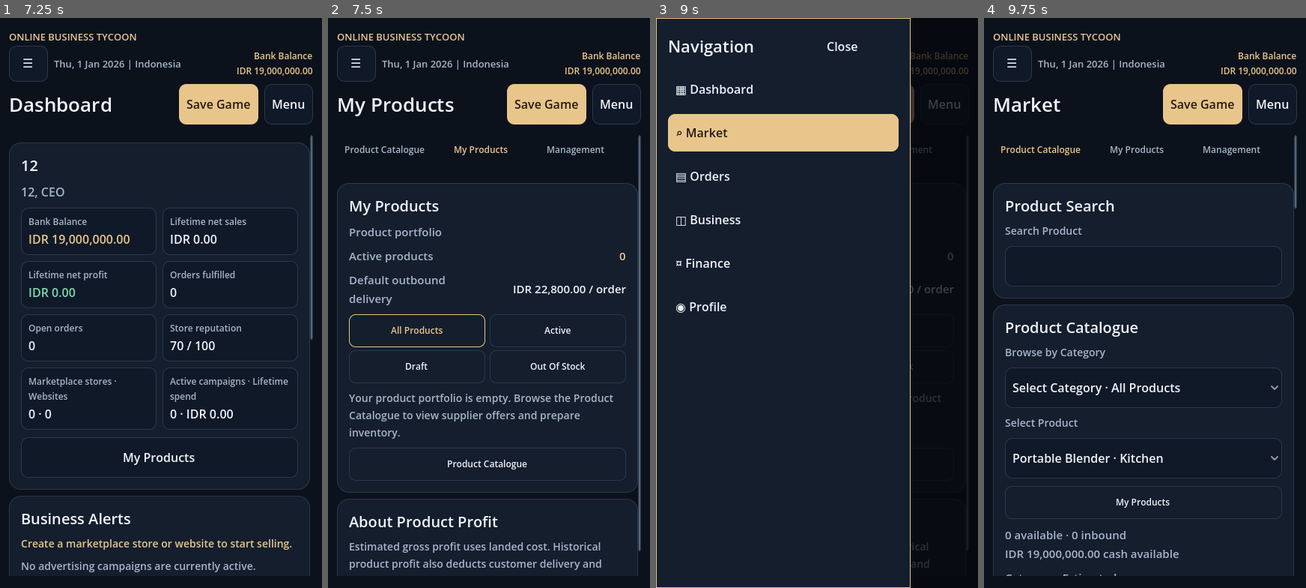
Above: before the commit, frames 1-4 (left to right).
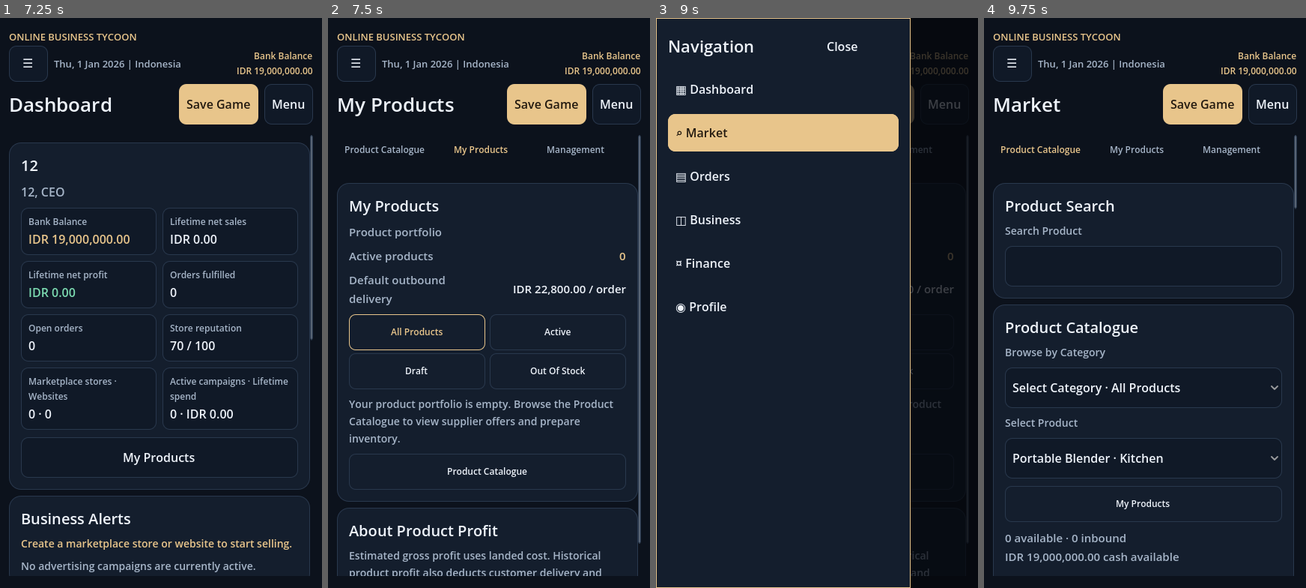
Above: after the commit, the same moments.

Repository: UphyRaop/online-business-tycoon
Game: Godot game, scene res://main.tscn
Two runs of this game, one before a commit and one after it. Both use one fixed random seed, a clock stepped at 60 frames per second and the inputs below.
Inputs (mouse positions are in pixels of both pictures, inside the frame that each line leads up to):
- Up to frame 1 (7.25 s): click "New Game" at 0.5 s; click (161, 228) at 1.27 s; type "12" at 1.35 s; click (161, 297) at 1.5 s; type "12" at 1.58 s; click "Normal" at 2 s; click "Normal" at 2.75 s; click "Malaysia" at 3.5 s; click "Register Company" at 4.25 s; click "Indonesia" at 5 s; click "Indonesia" at 5.75 s; click "Register Company" at 6.5 s
- Up to frame 2 (7.5 s): click "My Products" at 7.25 s
- Up to frame 3 (9 s): click "My Products" at 8 s; click "☰" at 8.75 s
- Up to frame 4 (9.75 s): click "Product Catalogue" at 9.5 s

Frame 1 is identical in both runs. In frame 2, 7.1% of the frame differs, in the area x 2-98%, y 54-98%; in frame 3, 0.1%; in frame 4, 1.2%.

Commit message:
Add semantic control styles and safe text helpers

Diff:
--- /dev/null
+++ b/control_style_test.gd
@@ -0,0 +1,70 @@
+extends SceneTree
+
+const ThemeStyle = preload("res://corporate_theme.gd")
+
+var failures := 0
+
+func _initialize() -> void:
+	test_semantic_button_roles()
+	test_action_semantics()
+	test_safe_text_formatting()
+	print("Shared control styling: %d failures" % failures)
+	quit(0 if failures == 0 else 1)
+
+func expect(condition: bool, message: String) -> void:
+	if not condition:
+		failures += 1
+		push_error(message)
+
+func test_semantic_button_roles() -> void:
+	var roles := ["primary", "navigation", "edit", "success", "warning", "destructive", "secondary"]
+	var colors: Array[Color] = []
+	for role_name in roles:
+		var button := Button.new()
+		ThemeStyle.apply_button_role(button, role_name)
+		var box := button.get_theme_stylebox("normal") as StyleBoxFlat
+		var ink := button.get_theme_color("font_color")
+		expect(button.custom_minimum_size.y >= ThemeStyle.BUTTON_TOUCH_HEIGHT,
+			"The %s button role meets the shared touch height" % role_name)
+		expect(button.custom_minimum_size.x >= ThemeStyle.BUTTON_TOUCH_WIDTH,
+			"The %s button role meets the shared touch width" % role_name)
+		expect(button.focus_mode == Control.FOCUS_ALL, "The %s button role remains keyboard focusable" % role_name)
+		expect(contrast_ratio(box.bg_color, ink) >= 4.5, "The %s button role has readable text contrast" % role_name)
+		colors.append(box.bg_color)
+		button.free()
+	var selected := Button.new()
+	ThemeStyle.navigation(selected, true)
+	var selected_box := selected.get_theme_stylebox("normal") as StyleBoxFlat
+	expect(selected_box.bg_color == ThemeStyle.GOLD, "Selected navigation has a visible highlight")
+	selected.free()
+	var disabled_button := Button.new()
+	ThemeStyle.disabled(disabled_button)
+	expect(disabled_button.disabled and disabled_button.get_theme_color("font_disabled_color") == ThemeStyle.DISABLED_TEXT,
+		"Disabled role blocks activation and retains legible text")
+	disabled_button.free()
+
+func test_action_semantics() -> void:
+	expect(ThemeStyle.button_role_for_action("Create Campaign") == "primary", "Creation actions map to Primary")
+	expect(ThemeStyle.button_role_for_action("Edit Profile") == "edit", "Editing actions map to Edit")
+	expect(ThemeStyle.button_role_for_action("Pause Campaign") == "warning", "Pause actions map to Warning")
+	expect(ThemeStyle.button_role_for_action("Delete Campaign") == "destructive", "Deletion actions map to Destructive")
+	expect(ThemeStyle.button_role_for_action("Confirm Sale") == "success", "Confirmation actions map to Success")
+	expect(ThemeStyle.button_role_for_action("Open Finance") == "navigation", "Screen navigation maps to Navigation")
+	expect(ThemeStyle.button_role_for_action("Manage Campaign") == "navigation", "Record-management actions map to Navigation")
+	expect(ThemeStyle.button_role_for_action("Sell Company") == "destructive", "Ownership transfer maps to Destructive")
+	expect(ThemeStyle.button_role_for_action("Refresh Report") == "secondary", "Unclassified actions retain a neutral Secondary role")
+
+func test_safe_text_formatting() -> void:
+	expect(ThemeStyle.heading_text("product catalogue for WooCommerce and eBay") == "Product Catalogue for WooCommerce and eBay",
+		"Heading formatting capitalizes generic words and preserves branded casing")
+	expect(ThemeStyle.heading_text("CEO profile at TikTok and SHEIN") == "CEO Profile at TikTok and SHEIN",
+		"Heading formatting preserves acronyms and official proper-name casing")
+	expect(ThemeStyle.sentence_text("  update the store before launch.  ") == "Update the store before launch.",
+		"Sentence formatting trims spacing and uppercases only the sentence start")
+	expect(ThemeStyle.sentence_text("iPhone listings use WooCommerce.") == "iPhone listings use WooCommerce.",
+		"Sentence formatting does not alter proper names")
+
+func contrast_ratio(background: Color, foreground: Color) -> float:
+	var lighter := maxf(background.get_luminance(), foreground.get_luminance())
+	var darker := minf(background.get_luminance(), foreground.get_luminance())
+	return (lighter + 0.05) / (darker + 0.05)
--- a/corporate_theme.gd
+++ b/corporate_theme.gd
@@ -12,6 +12,26 @@
 const RED := Color("#ff9d9c")
 const SUCCESS_INK := Color("#10251d")
 const DANGER_INK := Color("#341514")
+const EDIT_FILL := Color("#83b7ff")
+const EDIT_INK := Color("#071321")
+const WARNING_FILL := Color("#ffd166")
+const WARNING_INK := Color("#0c121c")
+const DISABLED_FILL := Color("#252f3d")
+const DISABLED_TEXT := Color("#c1cad6")
+const BUTTON_TOUCH_HEIGHT := 48
+const BUTTON_TOUCH_WIDTH := 44
+const ROLE_PRIMARY := "primary"
+const ROLE_NAVIGATION := "navigation"
+const ROLE_EDIT := "edit"
+const ROLE_SUCCESS := "success"
+const ROLE_WARNING := "warning"
+const ROLE_DESTRUCTIVE := "destructive"
+const ROLE_DISABLED := "disabled"
+const ROLE_SECONDARY := "secondary"
+const PROPER_WORDS := {
+	"ceo": "CEO", "cpm": "CPM", "cpc": "CPC", "ctr": "CTR", "cpa": "CPA", "roas": "ROAS", "roi": "ROI", "sku": "SKU", "id": "ID", "ui": "UI",
+	"ebay": "eBay", "iphone": "iPhone", "woocommerce": "WooCommerce", "shein": "SHEIN", "tiktok": "TikTok", "shopify": "Shopify", "wix": "Wix", "lazada": "Lazada", "shopee": "Shopee", "godot": "Godot",
+}
 
 static func box(fill: Color, border: Color, radius: int, padding: int) -> StyleBoxFlat:
 	var style := StyleBoxFlat.new()
@@ -58,18 +78,79 @@
 	return theme
 
 static func primary(control: Button) -> void:
-	role(control, GOLD, INK)
+	apply_button_role(control, ROLE_PRIMARY)
 
 static func secondary(control: Button) -> void:
-	role(control, SURFACE, TEXT)
+	apply_button_role(control, ROLE_SECONDARY)
 
 static func success(control: Button) -> void:
-	role(control, GREEN, SUCCESS_INK)
+	apply_button_role(control, ROLE_SUCCESS)
 
 static func danger(control: Button) -> void:
-	role(control, RED, DANGER_INK)
+	apply_button_role(control, ROLE_DESTRUCTIVE)
+
+static func navigation(control: Button, selected: bool = false) -> void:
+	apply_button_role(control, ROLE_NAVIGATION, selected)
+
+static func edit(control: Button) -> void:
+	apply_button_role(control, ROLE_EDIT)
+
+static func warning(control: Button) -> void:
+	apply_button_role(control, ROLE_WARNING)
+
+static func destructive(control: Button) -> void:
+	apply_button_role(control, ROLE_DESTRUCTIVE)
+
+static func disabled(control: Button) -> void:
+	apply_button_role(control, ROLE_DISABLED)
+
+static func apply_button_role(control: Button, semantic_role: String, selected: bool = false) -> void:
+	control.custom_minimum_size.x = maxf(control.custom_minimum_size.x, BUTTON_TOUCH_WIDTH)
+	control.custom_minimum_size.y = maxf(control.custom_minimum_size.y, BUTTON_TOUCH_HEIGHT)
+	control.focus_mode = Control.FOCUS_ALL
+	control.disabled = semantic_role == ROLE_DISABLED
+	match semantic_role:
+		ROLE_PRIMARY:
+			role(control, GOLD, INK)
+		ROLE_NAVIGATION:
+			var fill := GOLD if selected else SURFACE
+			var ink := INK if selected else TEXT
+			role(control, fill, ink)
+			control.add_theme_stylebox_override("normal", box(fill, GOLD if selected else LINE, 9, 10))
+			control.add_theme_stylebox_override("hover", box(fill.lightened(0.12), GOLD if selected else LINE.lightened(0.18), 9, 10))
+		ROLE_EDIT:
+			role(control, EDIT_FILL, EDIT_INK)
+		ROLE_SUCCESS:
+			role(control, GREEN, SUCCESS_INK)
+		ROLE_WARNING:
+			role(control, WARNING_FILL, WARNING_INK)
+		ROLE_DESTRUCTIVE:
+			role(control, RED, DANGER_INK)
+		ROLE_DISABLED:
+			control.add_theme_stylebox_override("disabled", box(DISABLED_FILL, LINE, 9, 10))
+			control.add_theme_color_override("font_disabled_color", DISABLED_TEXT)
+		_:
+			role(control, SURFACE, TEXT)
+
+static func button_role_for_action(title: String) -> String:
+	var name := title.strip_edges().to_lower()
+	if name.begins_with("delete") or name.begins_with("remove") or name.begins_with("permanently remove") or name.begins_with("stop") or name.begins_with("deactivate") or name.begins_with("unpublish") or name.begins_with("sell company") or name.begins_with("reset"):
+		return ROLE_DESTRUCTIVE
+	if name.begins_with("edit") or name.begins_with("change") or name.begins_with("update"):
+		return ROLE_EDIT
+	if name.begins_with("pause") or name.begins_with("hold"):
+		return ROLE_WARNING
+	if name.begins_with("create") or name.begins_with("save") or name.begins_with("register") or name.begins_with("continue") or name.begins_with("apply") or name.begins_with("launch") or name.begins_with("publish") or name.begins_with("purchase") or name.begins_with("buy ") or name.begins_with("reactivate"):
+		return ROLE_PRIMARY
+	if name.begins_with("confirm") or name.begins_with("complete") or name.begins_with("approve") or name.contains("refund"):
+		return ROLE_SUCCESS
+	if name == "cancel" or name == "back" or name == "close" or name == "menu" or name == "switch" or name.begins_with("discard") or name == "previous" or name == "next" or name.begins_with("open ") or name.begins_with("manage") or name.begins_with("view "):
+		return ROLE_NAVIGATION
+	return ROLE_SECONDARY
 
 static func role(control: Button, fill: Color, ink: Color) -> void:
+	control.custom_minimum_size.x = maxf(control.custom_minimum_size.x, BUTTON_TOUCH_WIDTH)
+	control.custom_minimum_size.y = maxf(control.custom_minimum_size.y, BUTTON_TOUCH_HEIGHT)
 	control.add_theme_stylebox_override("normal", box(fill, fill, 9, 10))
 	control.add_theme_stylebox_override("hover", box(fill.lightened(0.15), fill.lightened(0.18), 9, 10))
 	control.add_theme_stylebox_override("pressed", box(fill.darkened(0.13), fill.darkened(0.1), 9, 10))
@@ -77,3 +158,43 @@
 	control.add_theme_stylebox_override("focus", focus)
 	for color in ["font_color", "font_hover_color", "font_pressed_color", "font_focus_color"]:
 		control.add_theme_color_override(color, ink)
+
+static func heading_text(value: String) -> String:
+	var words := value.strip_edges().split(" ", false)
+	for index in words.size():
+		var word: String = words[index]
+		var prefix := ""
+		while not word.is_empty() and word.substr(0, 1) in ["(", "[", "\"", "'"]:
+			prefix += word.substr(0, 1)
+			word = word.substr(1)
+		var suffix := ""
+		while not word.is_empty() and word.substr(word.length() - 1, 1) in [")", "]", "\"", "'", ":", ",", ".", "?", "!"]:
+			suffix = word.substr(word.length() - 1, 1) + suffix
+			word = word.substr(0, word.length() - 1)
+		var key := word.to_lower()
+		if PROPER_WORDS.has(key):
+			words[index] = prefix + str(PROPER_WORDS[key]) + suffix
+		elif word == word.to_upper() or (word != word.to_lower() and word != word.to_upper()):
+			continue
+		elif index > 0 and word.to_lower() in ["and", "or", "of", "for", "to", "in", "on", "at", "by", "from", "with"]:
+			words[index] = prefix + word.to_lower() + suffix
+		elif not word.is_empty():
+			words[index] = prefix + word.substr(0, 1).to_upper() + word.substr(1) + suffix
+	return " ".join(words)
+
+static func sentence_text(value: String) -> String:
+	var text := value.strip_edges()
+	if text.is_empty(): return text
+	var first_space := text.find(" ")
+	var first_word := text.substr(0, first_space) if first_space >= 0 else text
+	var core := first_word
+	var suffix := ""
+	while not core.is_empty() and core.substr(core.length() - 1, 1) in [")", "]", "\"", "'", ":", ",", ".", "?", "!"]:
+		suffix = core.substr(core.length() - 1, 1) + suffix
+		core = core.substr(0, core.length() - 1)
+	if core.to_lower() in PROPER_WORDS:
+		var corrected := str(PROPER_WORDS[core.to_lower()]) + suffix
+		return corrected + (text.substr(first_space) if first_space >= 0 else "")
+	if core != core.to_lower() and core != core.to_upper():
+		return text
+	return text.substr(0, 1).to_upper() + text.substr(1)
Not shown, added: control_style_test.gd.uid
